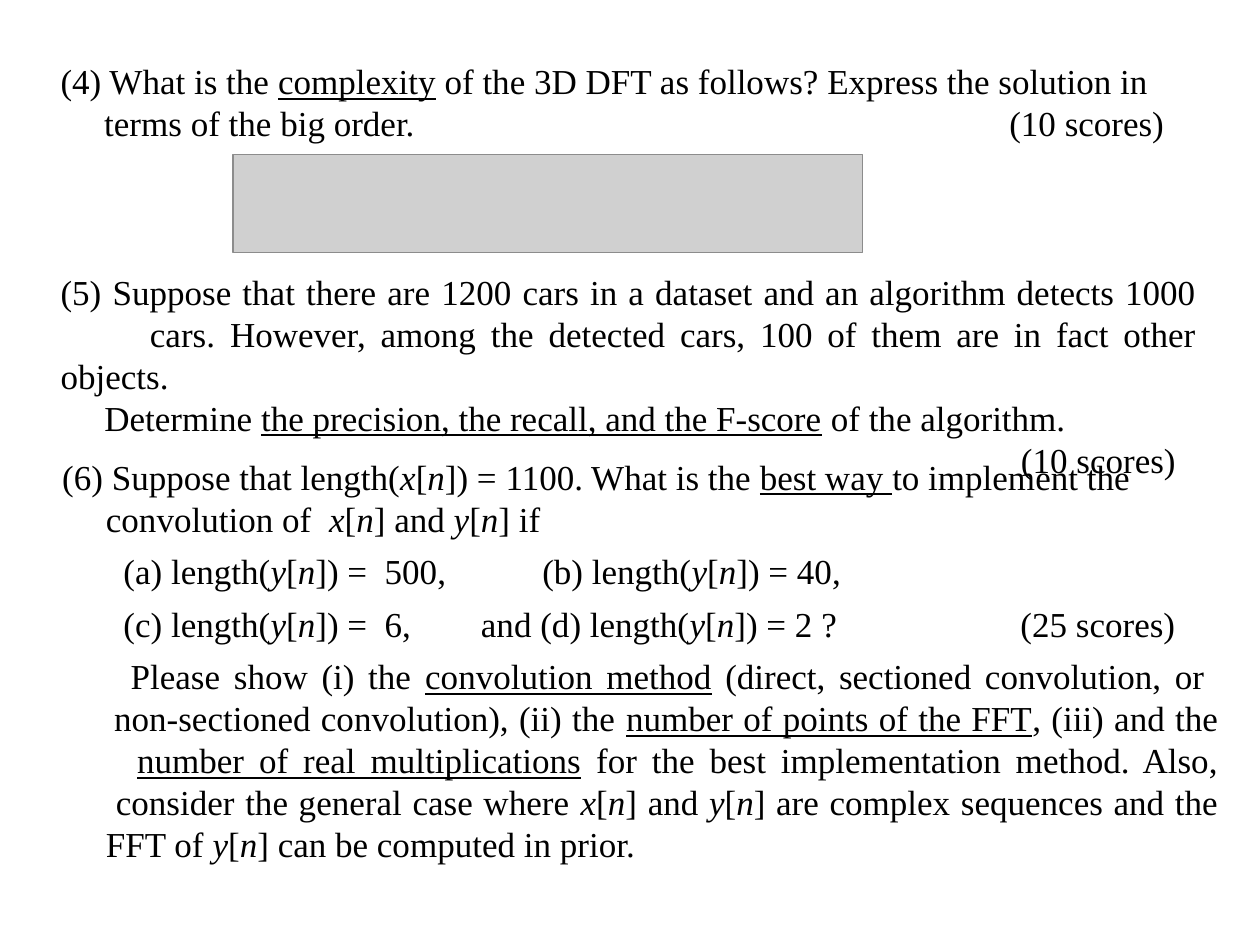
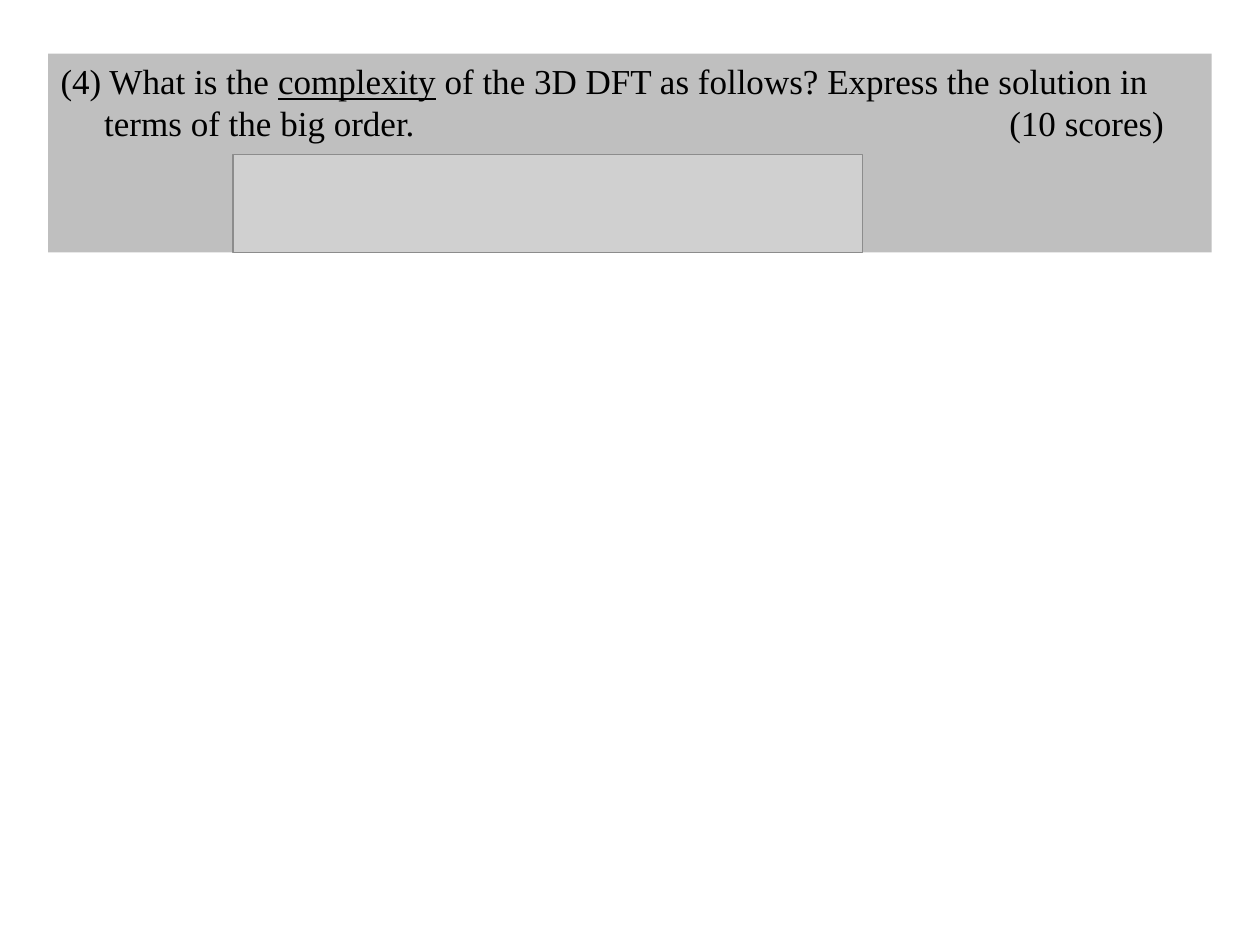
Before and after one commit to shihyuhuang/NTU-ADSP, a slide deck: slide 5 of HW4/r10943181_HW4.pptx (slide 2 before the commit). Drawn at 1260x945 pixels with LibreOffice and Linux fonts; fonts in the diff are those of the drawing; grey boxes stand for pictures. Boxes give left, top, right and bottom in pixels: in the first picture for what was removed or moved away, otherwise in the second. Text is boxed around its words. In the diff, an @@ line names an element or a change of style, - is before the commit and + after.

```diff
--- a/HW4/r10943181_HW4.pptx
+++ b/HW4/r10943181_HW4.pptx
@@ rectangle added at [48, 54, 1212, 253], fill #BFBFBF @@
@@ text removed at [61, 280, 1195, 438] @@
-(5) Suppose that there are 1200 cars in a dataset and an algorithm detects 1000
-cars. However, among the detected cars, 100 of them are in fact other objects.
-Determine the precision, the recall, and the F-score of the algorithm.
-(10 scores)
@@ text removed at [62, 462, 1218, 865] @@
-(6) Suppose that length(x[n]) = 1100. What is the best way to implement the
-convolution of x[n] and y[n] if
-(a) length(y[n]) = 500, (b) length(y[n]) = 40,
-(c) length(y[n]) = 6, and (d) length(y[n]) = 2 ? (25 scores)
-Please show (i) the convolution method (direct, sectioned convolution, or
-non-sectioned convolution), (ii) the number of points of the FFT, (iii) and the
-number of real multiplications for the best implementation method. Also,
-consider the general case where x[n] and y[n] are complex sequences and the
-FFT of y[n] can be computed in prior.
```
Also in this commit, not shown: 1 other slide changed, 5 slides added.
